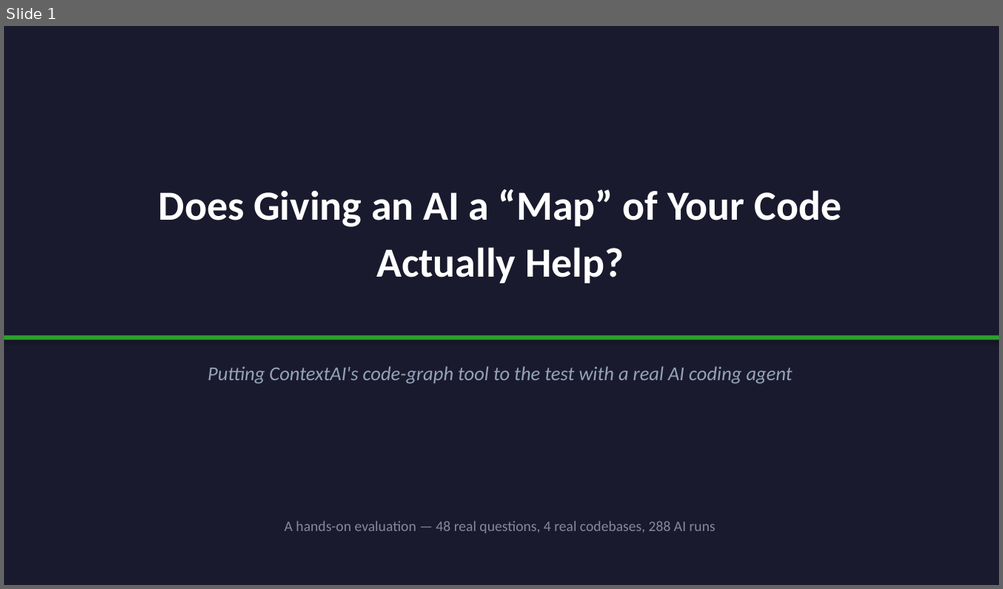
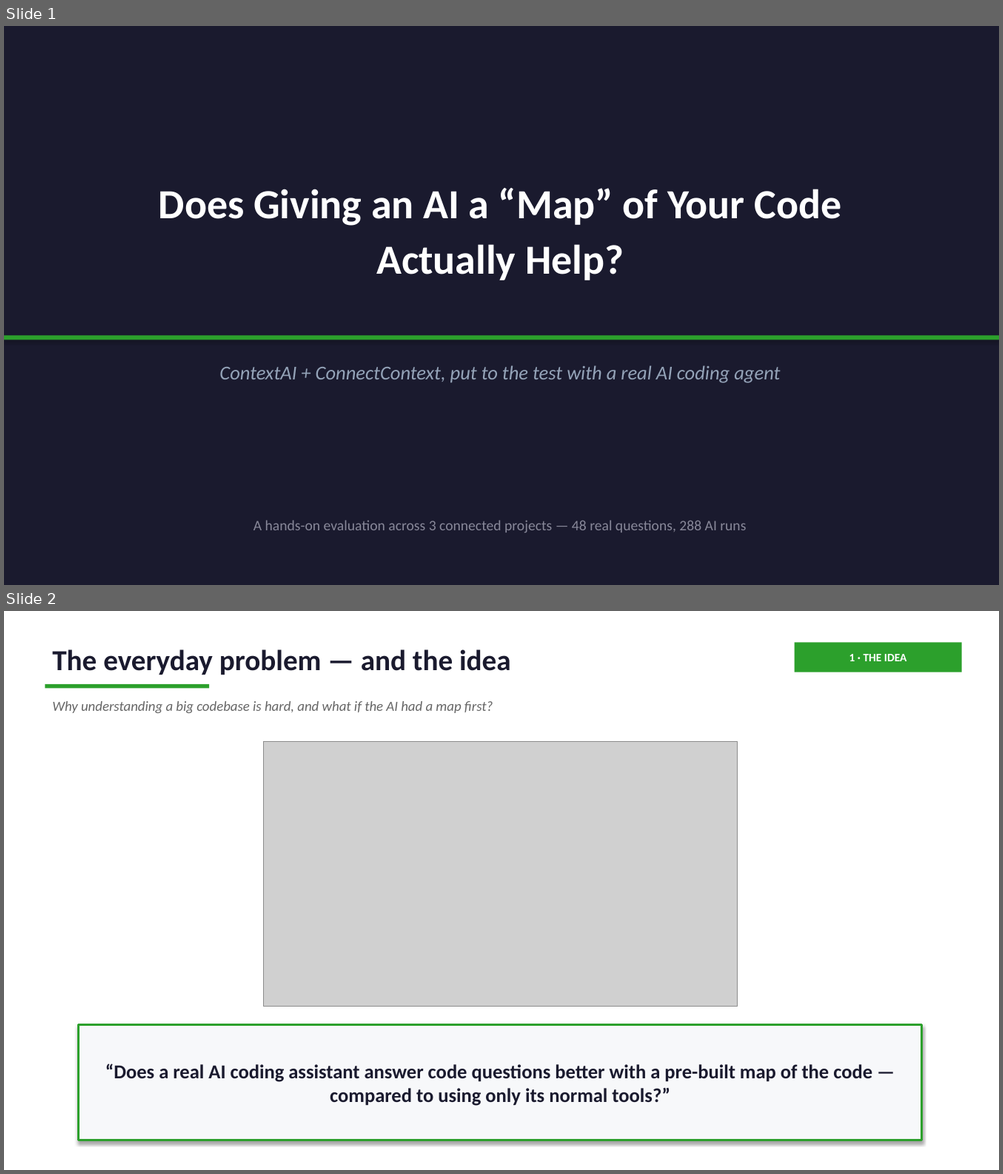
Before and after one commit to shobhit0521/Test_context, a slide deck: presentation/ContextAI_Evaluation.pptx. Shown one above the other, each under a label of ours: slide 1 before the commit, slides 1 and 2 after it. The pictures are 1003x589 and 1003x1174 pixels, drawn with LibreOffice and Linux fonts; fonts in the diff are those of the drawing; grey boxes stand for pictures. Boxes give left, top, right and bottom in pixels: in the first picture for what was removed or moved away, otherwise in the second. Text is boxed around its words. In the diff, an @@ line names an element or a change of style, - is before the commit and + after.

```diff
--- a/presentation/ContextAI_Evaluation.pptx
+++ b/presentation/ContextAI_Evaluation.pptx
@@ slide 2 added at (4,611,999,1170), background #FFFFFF @@
@@ text added at (52,649,511,675), 28 pt, text #1A1A2E, bold @@
+The everyday problem — and the idea
@@ rectangle added at (794,642,962,672), fill #2CA02C, 11 pt, text #FFFFFF, bold @@
+1 · THE IDEA
@@ rectangle added at (45,684,209,689), fill #2CA02C @@
@@ text added at (52,701,493,713), 13.5 pt, text #666666, italic @@
+Why understanding a big codebase is hard, and what if the AI had a map first?
@@ picture added at (264,741,737,1006) @@
@@ rectangle added at (79,1025,922,1141), fill #F7F8FA, outline #2CA02C 2.25 pt, 19 pt, text #1A1A2E, bold @@
+“Does a real AI coding assistant answer code questions better with a pre-built map of the code — compared to using only its normal tools?”
@@ slide 1 changed as well @@
@@ text "Does Giving an AI a ..." at (159,188,841,281): line spacing 1.15 to 1.12 @@
@@ text at (219,366,780,383): text changed @@
-Putting ContextAI's code-graph tool to the test with a real AI coding agent
+ContextAI + ConnectContext, put to the test with a real AI coding agent
@@ text at (253,520,745,533): text changed @@
-A hands-on evaluation — 48 real questions, 4 real codebases, 288 AI runs
+A hands-on evaluation across 3 connected projects — 48 real questions, 288 AI runs
```
Also in this commit, not shown: 5 other slides changed, 6 other slides added, 20 slides removed, 7 other files.
